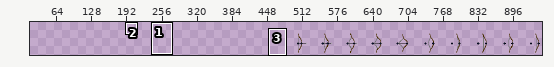
Sprite sheet: PixelArt/bowmanbow.png. The first picture is a wide view before the edit; the outline marks the close-up.
Close-up. Old version:
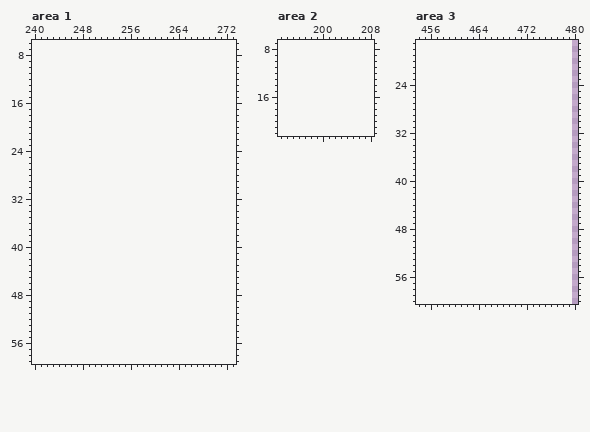
The file is 480x48 pixels. Shown: area 1: x 240..273, y 6..59; area 2: x 193..208, y 7..22; area 3: x 454..480, y 17..60. The old version is drawn lined up with the new one, on the new canvas. The wide view leaves out empty margins. The commit also changed other parts of the picture, which this record leaves out.
After the commit:
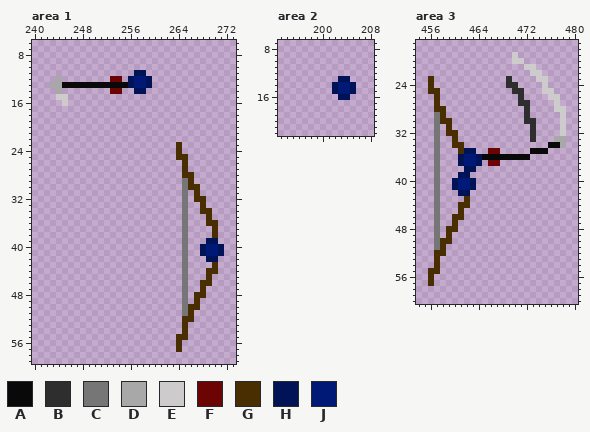
Palette (. is transparent): A #090909  B #2e2e2e  C #767676  D #a8a8a8  E #cdcbcb  F #6d0404  G #492e01  H #001357  J #001976
Diff:
canvas 480x48 -> 960x64, the old top-left corner now at 480,14
Changed rows in their new state; - is an unchanged pixel.
Area 1:
first column x 243:
11 --------------HH-
12 -D--------FF-HJJH
13 DDAAAAAAAAAAAHJJH
14 -D--------FF--HH-
15 -EE--------------
16 --E--------------
first column x 264:
23 G-------
24 G-------
25 GG------
26 -G------
27 -G------
28 -GG-----
29 -CG-----
30 -CGG----
31 -C-G----
32 -C-GG---
33 -C--G---
34 -C--GG--
35 -C---G--
36 -C---GG-
37 -C----G-
38 -C----G-
39 -C---HH-
40 -C--HJJH
41 -C--HJJH
42 -C---HH-
43 -C----G-
44 -C---GG-
45 -C---G--
46 -C--GG--
47 -C--G---
48 -C-GG---
49 -C-G----
50 -CGG----
51 -CG-----
52 -GG-----
53 -G------
54 -G------
55 GG------
56 G-------
57 G-------
Area 2:
first column x 202:
13 -HH-
14 HJJH
15 HJJH
16 -HH-
Area 3:
first column x 456:
19 --------------E--------
20 --------------EE-------
21 ----------------EE-----
22 -----------------EE----
23 G------------B----EE---
24 G------------BB----E---
25 GG------------BB---EE--
26 -G-------------B----EE-
27 -G-------------BB----E-
28 -GG-------------B----EE
29 -CG-------------B-----E
30 -CGG------------BB----E
31 -C-G-------------B----E
32 -C-GG------------B----E
33 -C--G------------B---DD
34 -C--GG--------------AAD
35 -C---GHH--FF-----AAA---
36 -C---HJJHAAAAAAAA------
37 -C---HJJH-FF-----------
38 -C----HH---------------
39 -C---HH----------------
40 -C--HJJH---------------
41 -C--HJJH---------------
42 -C---HH----------------
43 -C----G----------------
44 -C---GG----------------
45 -C---G-----------------
46 -C--GG-----------------
47 -C--G------------------
48 -C-GG------------------
49 -C-G-------------------
50 -CGG-------------------
51 -CG--------------------
52 -GG--------------------
53 -G---------------------
54 -G---------------------
55 GG---------------------
56 G----------------------
57 G----------------------
Boxes around the changes in both close-ups, in picture pixels (x1, y1, x2, y2):
added: (50, 70, 152, 106)
added: (176, 142, 224, 352)
added: (332, 76, 356, 100)
added: (428, 52, 566, 286)
